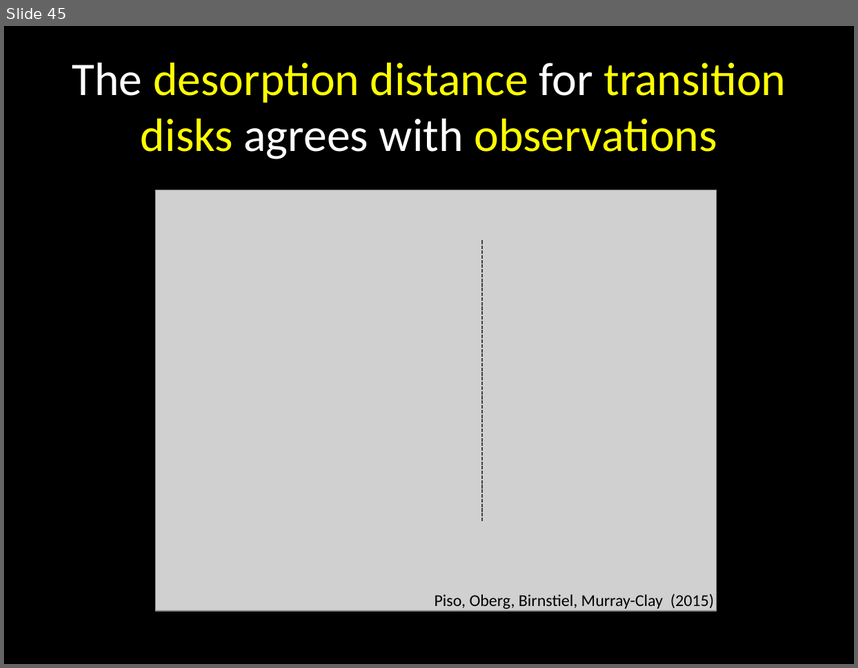
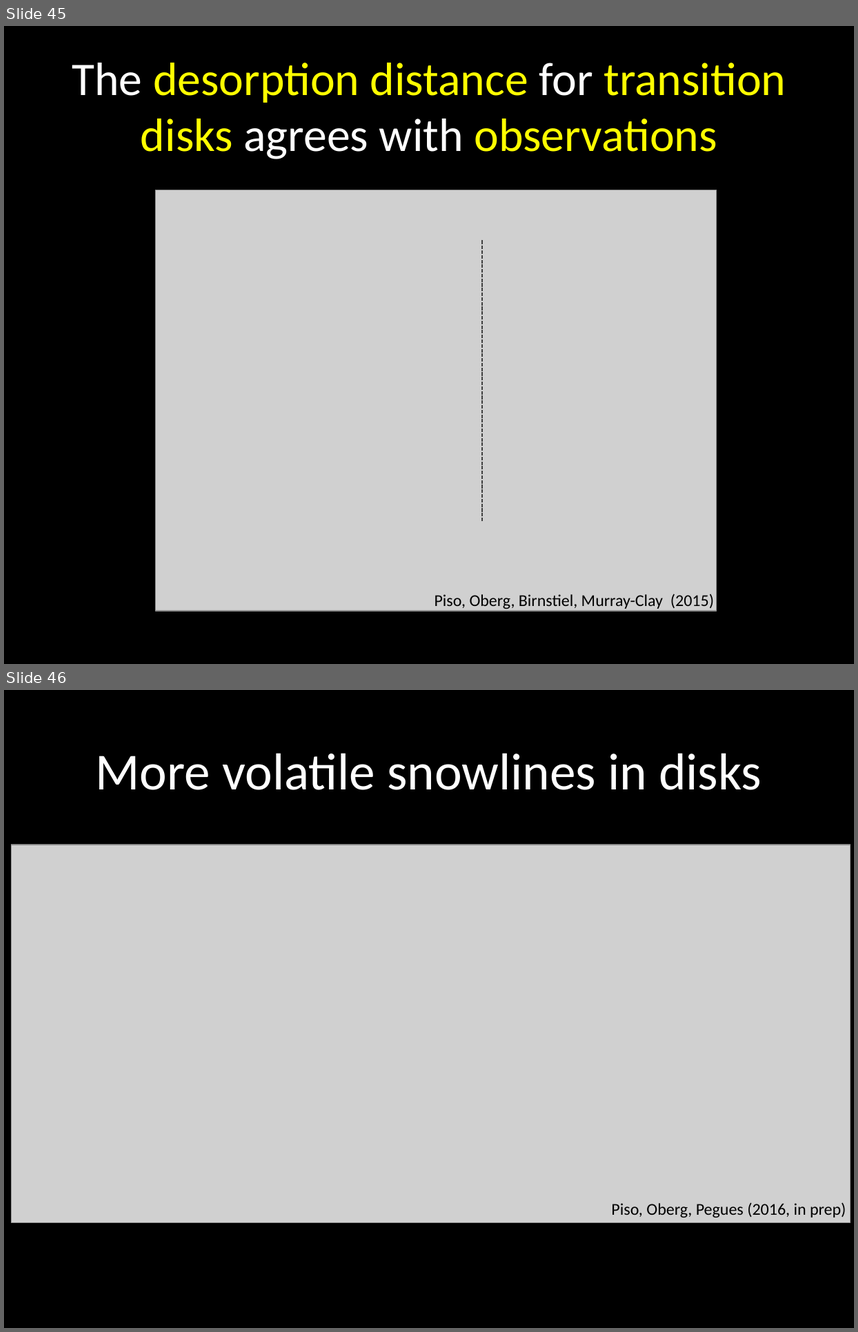
Before and after one commit to apiso/Thesis, a slide deck: slides/PICS_talk.pptx. Shown one above the other, each under a label of ours: slide 45 before the commit, slides 45 and 46 after it. The pictures are 858x668 and 858x1332 pixels, drawn with LibreOffice and Linux fonts; fonts in the diff are those of the drawing; grey boxes stand for pictures. Boxes give left, top, right and bottom in pixels: in the first picture for what was removed or moved away, otherwise in the second. Text is boxed around its words. In the diff, an @@ line names an element or a change of style, - is before the commit and + after.

Commit message:
update

```diff
--- a/slides/PICS_talk.pptx
+++ b/slides/PICS_talk.pptx
@@ slide 46 added at bbox=[4, 690, 854, 1328], background #000000 @@
@@ title added at bbox=[95, 753, 762, 790], 44 pt, text #FFFFFF @@
+More volatile snowlines in disks
@@ picture added at bbox=[12, 845, 851, 1223] @@
@@ text added at bbox=[611, 1202, 846, 1217], 14 pt, text #000000 @@
+Piso, Oberg, Pegues (2016, in prep)
```
